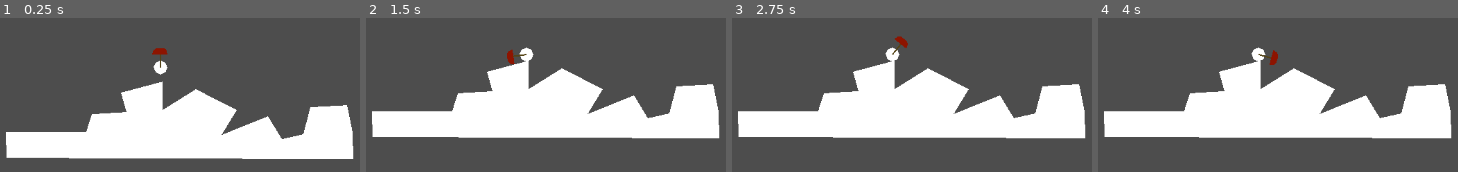
Above: before the commit, frames 1-4 (left to right).
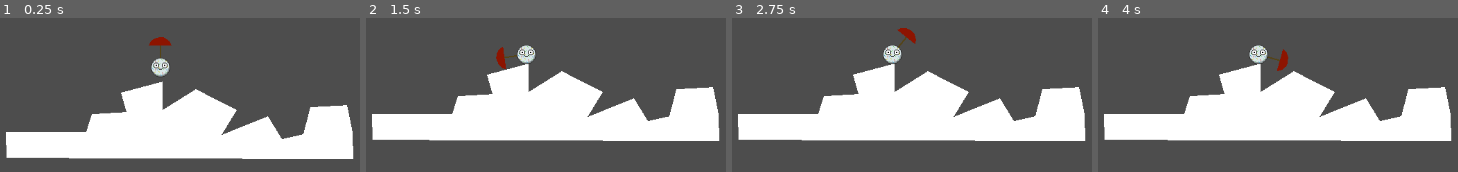
Above: after the commit, the same moments.

Repository: AnJ95/shiny-umbrella
Game: Godot game, scene res://scenes/node_2d.tscn
Same seed, same stepped clock (60 frames per second), same inputs: the game is played once before the commit and once after it. The project has no main scene, so this scene is started directly.
Inputs (mouse positions are in pixels of both pictures, inside the frame that each line leads up to):
- Up to frame 1 (0.25 s): no input
- Up to frame 2 (1.5 s): move the mouse to (700, 31) at 0.52 s; move the mouse to (366, 76) at 1.27 s
- Up to frame 3 (2.75 s): tap Enter at 2 s; move the mouse to (outside the picture) at 2.02 s
- Up to frame 4 (4 s): tap Space at 2.75 s; move the mouse to (1216, 144) at 2.77 s; tap Enter at 3.5 s; move the mouse to (outside the picture) at 3.52 s

The runs differ from the first frame. In frame 1, 0.9% of the frame differs, in the area x 41-48%, y 12-39%; in frame 2, 5.5%; in frame 3, 5.5%; in frame 4, 5.5%, in the area x 1-99%, y 17-80%.

Commit message:
player sprites and bigger umbrella

Diff:
--- a/scenes/player/player.tscn
+++ b/scenes/player/player.tscn
@@ -1,17 +1,79 @@
-[gd_scene load_steps=3 format=3 uid="uid://dlcq2gkt85b4q"]
+[gd_scene load_steps=15 format=3 uid="uid://dlcq2gkt85b4q"]
 
 [ext_resource type="Script" path="res://scenes/player/player.gd" id="1_1rsda"]
+[ext_resource type="Texture2D" uid="uid://btjyke0t3qtwi" path="res://scenes/player/sprites/cookie.png" id="2_cp4cd"]
+[ext_resource type="Texture2D" uid="uid://chgcnxquejqns" path="res://scenes/player/sprites/gloss.png" id="2_wq2mr"]
+[ext_resource type="Texture2D" uid="uid://d3h0l1toa4xro" path="res://scenes/player/sprites/eyes.png" id="4_s8spw"]
+[ext_resource type="Texture2D" uid="uid://b3li0tf60fppp" path="res://scenes/player/sprites/mouth.png" id="5_ekqu3"]
 
 [sub_resource type="CircleShape2D" id="CircleShape2D_b83yy"]
+radius = 14.0
+
+[sub_resource type="AtlasTexture" id="AtlasTexture_kekri"]
+atlas = ExtResource("2_cp4cd")
+region = Rect2(0, 0, 32, 32)
+
+[sub_resource type="SpriteFrames" id="SpriteFrames_5kr0s"]
+animations = [{
+"frames": [{
+"duration": 1.0,
+"texture": SubResource("AtlasTexture_kekri")
+}],
+"loop": true,
+"name": &"default",
+"speed": 5.0
+}]
+
+[sub_resource type="AtlasTexture" id="AtlasTexture_abevm"]
+atlas = ExtResource("2_wq2mr")
+region = Rect2(0, 0, 32, 32)
+
+[sub_resource type="SpriteFrames" id="SpriteFrames_d5vb8"]
+animations = [{
+"frames": [{
+"duration": 1.0,
+"texture": SubResource("AtlasTexture_abevm")
+}],
+"loop": true,
+"name": &"default",
+"speed": 5.0
+}]
+
+[sub_resource type="AtlasTexture" id="AtlasTexture_6lxwy"]
+atlas = ExtResource("4_s8spw")
+region = Rect2(0, 0, 32, 32)
+
+[sub_resource type="SpriteFrames" id="SpriteFrames_k1wea"]
+animations = [{
+"frames": [{
+"duration": 1.0,
+"texture": SubResource("AtlasTexture_6lxwy")
+}],
+"loop": true,
+"name": &"default",
+"speed": 5.0
+}]
+
+[sub_resource type="AtlasTexture" id="AtlasTexture_a7aqk"]
+atlas = ExtResource("5_ekqu3")
+region = Rect2(0, 0, 32, 32)
+
+[sub_resource type="SpriteFrames" id="SpriteFrames_uwtxk"]
+animations = [{
+"frames": [{
+"duration": 1.0,
+"texture": SubResource("AtlasTexture_a7aqk")
+}],
+"loop": true,
+"name": &"default",
+"speed": 5.0
+}]
 
 [node name="player" type="CharacterBody2D"]
 script = ExtResource("1_1rsda")
 
 [node name="CollisionShape2D" type="CollisionShape2D" parent="."]
 shape = SubResource("CircleShape2D_b83yy")
-
-[node name="Polygon2D" type="Polygon2D" parent="."]
-polygon = PackedVector2Array(-7, -7, -10, -1, -7, 7, 0, 10, 7, 7, 10, 0, 7, -7, 0, -10)
 
 [node name="Camera2D" type="Camera2D" parent="."]
 process_callback = 0
@@ -20,12 +82,28 @@
 [node name="umbrella" type="Area2D" parent="."]
 
 [node name="umbrella_polygon" type="Polygon2D" parent="umbrella"]
+position = Vector2(13, 0)
 color = Color(0.554419, 0.0800593, 0, 1)
-polygon = PackedVector2Array(19, -12, 25, -10, 28, -6, 28, 4, 26, 8, 19, 10)
+polygon = PackedVector2Array(19, -17, 25, -14, 29, -8, 31, 0, 30, 6, 25, 13, 19, 16)
 
 [node name="CollisionPolygon2D" type="CollisionPolygon2D" parent="umbrella"]
-polygon = PackedVector2Array(19, -12, 19, 10, 26, 8, 28, 4, 28, -6, 25, -10)
+position = Vector2(13, 0)
+polygon = PackedVector2Array(19, -17, 19, 16, 25, 13, 30, 6, 31, 0, 29, -8, 25, -14)
 
 [node name="Polygon2D" type="Polygon2D" parent="umbrella"]
 color = Color(0.336551, 0.268717, 0.0896299, 1)
-polygon = PackedVector2Array(0, -1, 19, -1, 19, 1, 0, 1)
+polygon = PackedVector2Array(0, -1, 32, -1, 32, 1, 0, 1)
+
+[node name="sprites" type="Node2D" parent="."]
+
+[node name="cookie" type="AnimatedSprite2D" parent="sprites"]
+sprite_frames = SubResource("SpriteFrames_5kr0s")
+
+[node name="frosting" type="AnimatedSprite2D" parent="sprites"]
+sprite_frames = SubResource("SpriteFrames_d5vb8")
+
+[node name="eyes" type="AnimatedSprite2D" parent="sprites"]
+sprite_frames = SubResource("SpriteFrames_k1wea")
+
+[node name="mouth" type="AnimatedSprite2D" parent="sprites"]
+sprite_frames = SubResource("SpriteFrames_uwtxk")
Not shown, added: scenes/player/sprites/cookie.png.import
Not shown, added: scenes/player/sprites/eyes.png.import
Not shown, added: scenes/player/sprites/gloss.png.import
Not shown, added: scenes/player/sprites/mouth.png.import
